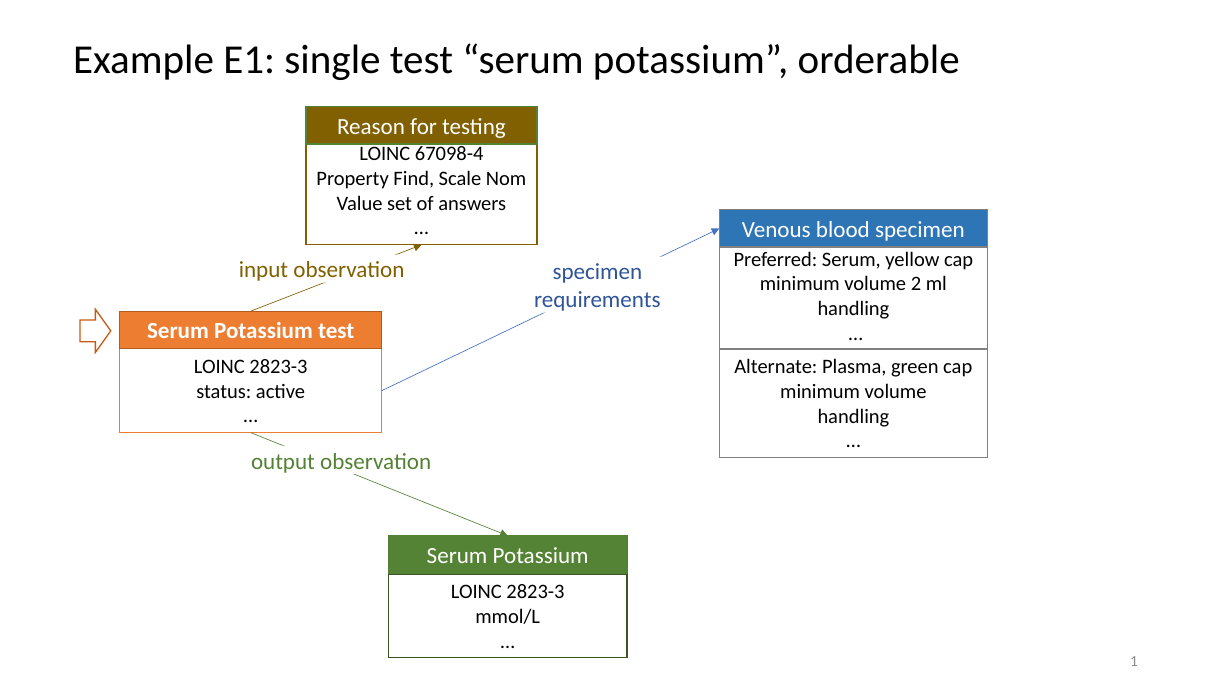
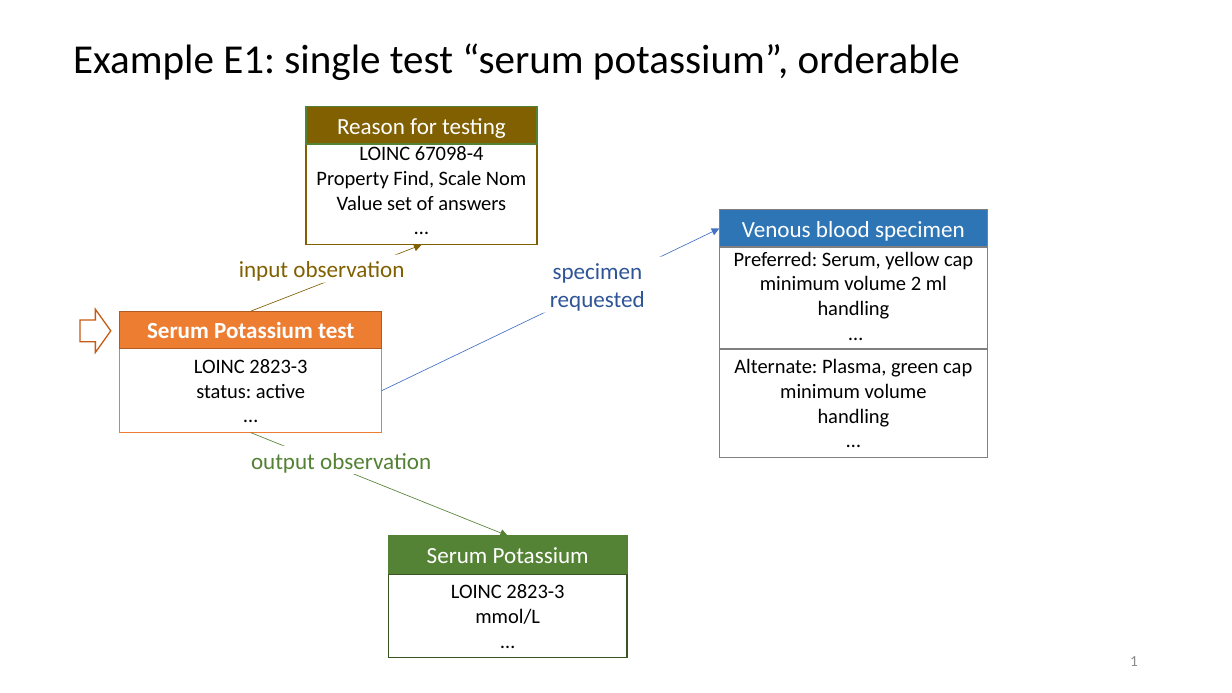
Before and after one commit to HL7/fhir-order-catalog, a slide deck: slide 1 of input/images-source/LabExampleE1Business.pptx. Drawn at 1232x693 pixels with LibreOffice and Linux fonts; fonts in the diff are those of the drawing. Boxes give left, top, right and bottom in pixels: in the first picture for what was removed or moved away, otherwise in the second. Text is boxed around its words. In the diff, an @@ line names an element or a change of style, - is before the commit and + after.

```diff
--- a/input/images-source/LabExampleE1Business.pptx
+++ b/input/images-source/LabExampleE1Business.pptx
@@ text at <box>550,263,645,311</box>: text changed @@
-specimen requirements
+specimen requested
```
Also in this commit, not shown: 38 other files.
